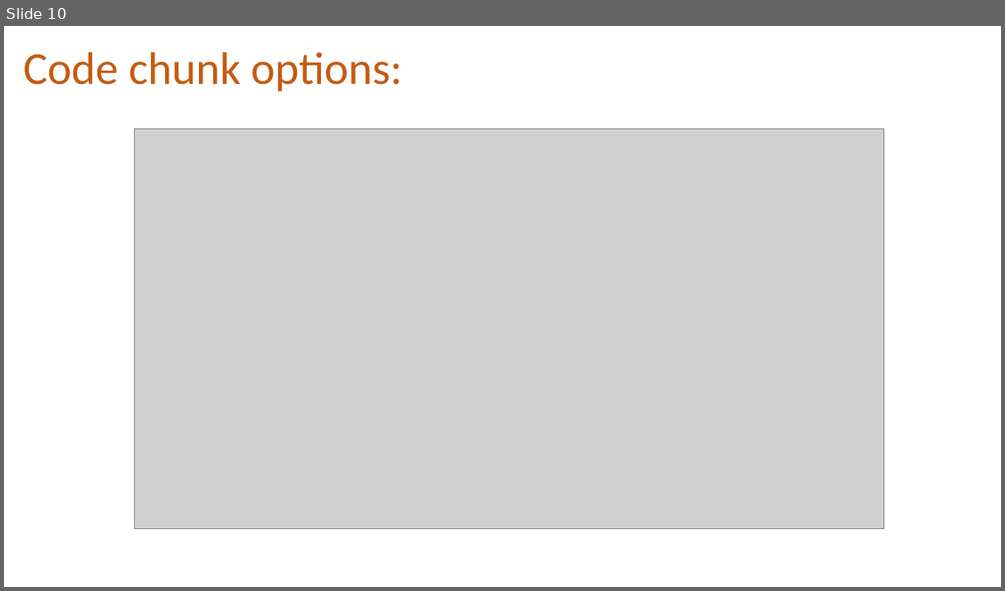
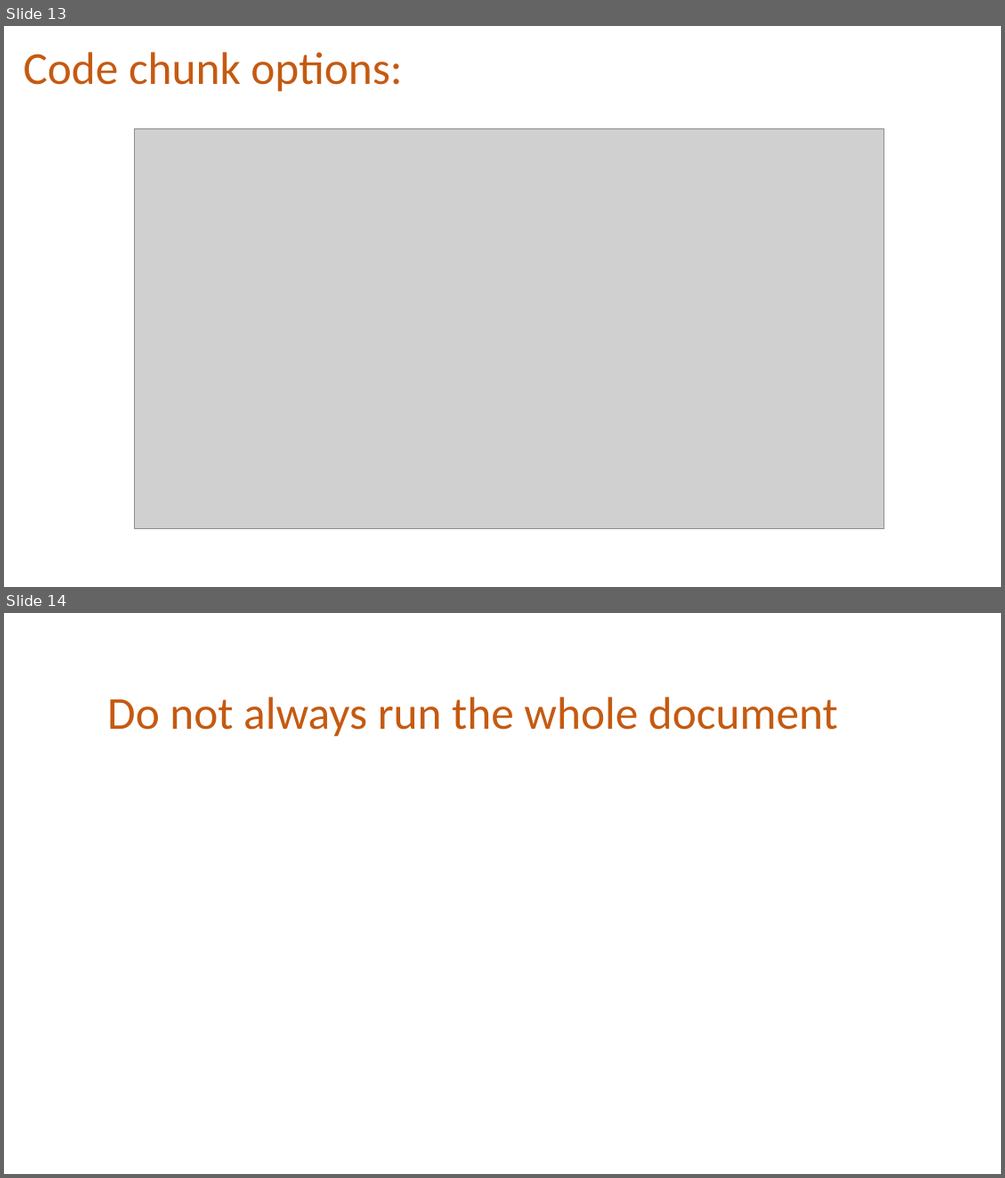
Before and after one commit to holtzy/Talk, a slide deck: 2018/Introduction_to_Rmarkdown.pptx. Shown one above the other, each under a label of ours: slide 10 before the commit, slides 13 and 14 after it. The pictures are 1005x591 and 1005x1178 pixels, drawn with LibreOffice and Linux fonts; fonts in the diff are those of the drawing; grey boxes stand for pictures. Boxes give left, top, right and bottom in pixels: in the first picture for what was removed or moved away, otherwise in the second. Text is boxed around its words. In the diff, an @@ line names an element or a change of style, - is before the commit and + after.

```diff
--- a/2018/Introduction_to_Rmarkdown.pptx
+++ b/2018/Introduction_to_Rmarkdown.pptx
@@ slide 14 added at (4, 613, 1001, 1174), background #FFFFFF @@
@@ text added at (107, 697, 838, 737), 44 pt, text #C55A11 @@
+Do not always run the whole document
@@ what was slide 10 is now slide 13 @@
```
Also in this commit, not shown: 6 slides changed, 5 other slides added, 2 slides removed, 1 other file.
